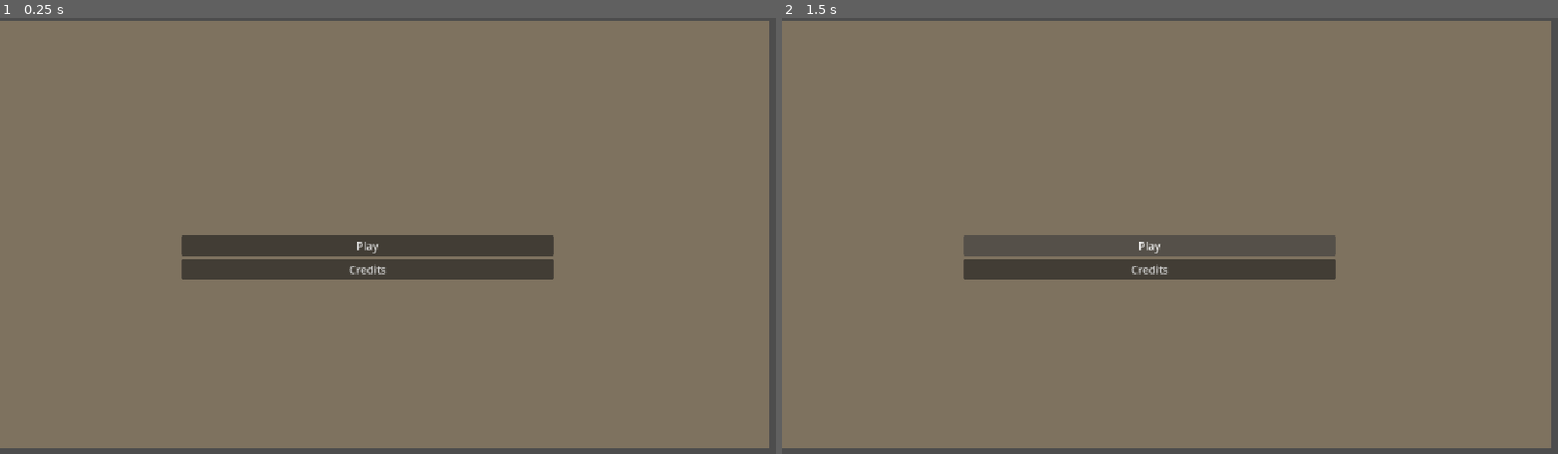
Above: before the commit, frames 1-2 (left to right).
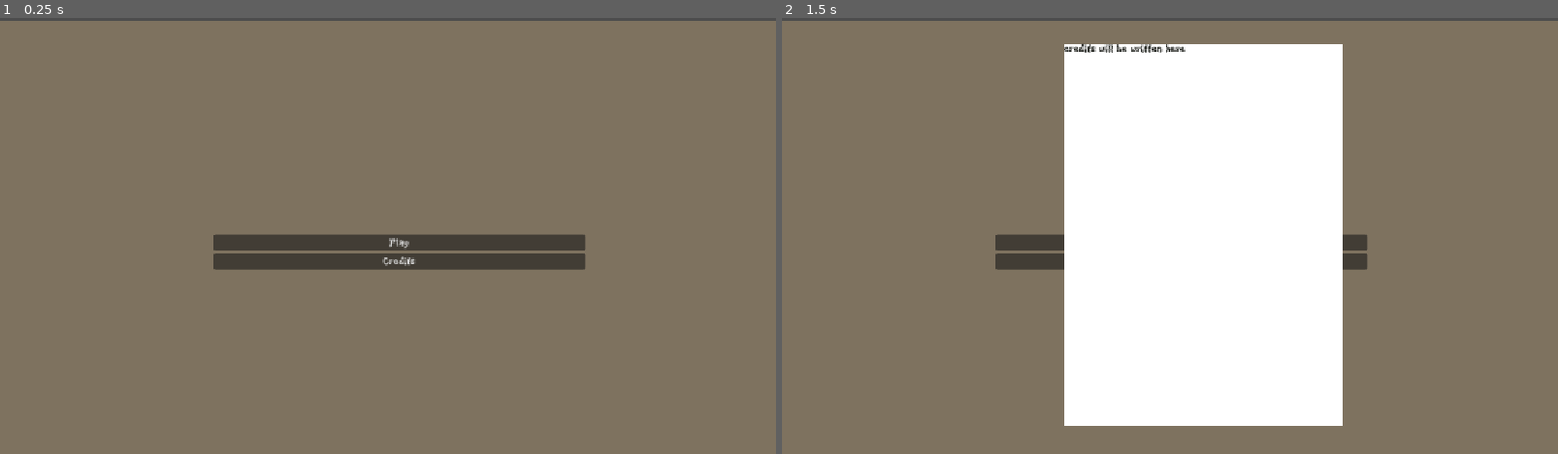
Above: after the commit, the same moments.

Repository: valk0x29a/cozy-fall-jam-2026
Game: Godot game, scene res://scenes/Main_menu.tscn
Two runs of this game, one before a commit and one after it. Both use one fixed random seed, a clock stepped at 60 frames per second and the inputs below. Before the commit the project has no main scene; this scene is started directly in both runs.
Inputs:
- Up to frame 1 (0.25 s): no input
- Up to frame 2 (1.5 s): click "Credits" at 0.5 s; click "Play" at 1.25 s

The runs differ from the first frame. In frame 1, 4.7% of the frame differs, in the area x 0-100%, y 0-100%; in frame 2, 35%.

Commit message:
main menu and credits before grafics

Diff:
--- a/project.godot
+++ b/project.godot
@@ -11,6 +11,7 @@
 [application]
 
 config/name="Cozy Fall Jam 2026"
+run/main_scene="uid://h4dseoo4xsx"
 config/features=PackedStringArray("4.7", "Forward Plus")
 config/icon="res://icon.svg"
 
@@ -19,6 +20,10 @@
 window/stretch/mode="canvas_items"
 window/stretch/aspect="expand"
 
+[gui]
+
+theme/custom_font="uid://cmc2fjiv572v1"
+
 [physics]
 
 3d/physics_engine="Jolt Physics"
--- a/scenes/Main_menu.tscn
+++ b/scenes/Main_menu.tscn
@@ -1,4 +1,6 @@
 [gd_scene format=3 uid="uid://h4dseoo4xsx"]
+
+[ext_resource type="Script" uid="uid://dh7vxia6qa8yp" path="res://scenes/main_menu.gd" id="1_u5440"]
 
 [node name="MainMenu" type="Control" unique_id=1980415855]
 layout_mode = 3
@@ -6,22 +8,24 @@
 anchor_right = 1.0
 anchor_bottom = 1.0
 offset_top = 4.0
-offset_bottom = 4.0
+offset_right = 14.0
+offset_bottom = 23.0
 grow_horizontal = 2
 grow_vertical = 2
+script = ExtResource("1_u5440")
 
 [node name="ColorRect" type="ColorRect" parent="." unique_id=1215222896]
 layout_mode = 0
-offset_right = 1141.0
-offset_bottom = 635.0
+offset_right = 1164.0
+offset_bottom = 647.0
 color = Color(0.91764706, 0.77254903, 0.5372549, 0.3137255)
 
 [node name="VBoxContainer" type="VBoxContainer" parent="." unique_id=173954426]
 layout_mode = 0
-offset_left = 270.0
-offset_top = 154.0
-offset_right = 822.0
-offset_bottom = 551.0
+offset_left = 317.0
+offset_top = 146.0
+offset_right = 869.0
+offset_bottom = 543.0
 accessibility_region = true
 alignment = 1
 
@@ -32,3 +36,6 @@
 [node name="Button3" type="Button" parent="VBoxContainer" unique_id=802243543]
 layout_mode = 2
 text = "Credits"
+
+[connection signal="pressed" from="VBoxContainer/Button" to="." method="_on_button_pressed"]
+[connection signal="pressed" from="VBoxContainer/Button3" to="." method="_on_button_3_pressed"]
--- /dev/null
+++ b/scenes/button.gd
@@ -0,0 +1,11 @@
+extends Button
+
+
+# Called when the node enters the scene tree for the first time.
+func _ready() -> void:
+	pass # Replace with function body.
+
+
+# Called every frame. 'delta' is the elapsed time since the previous frame.
+func _process(delta: float) -> void:
+	pass
--- /dev/null
+++ b/scenes/credits.tscn
@@ -0,0 +1,25 @@
+[gd_scene format=3 uid="uid://fqovubq70gbk"]
+
+[node name="Credits" type="Control" unique_id=1782107320]
+layout_mode = 3
+anchors_preset = 15
+anchor_right = 1.0
+anchor_bottom = 1.0
+grow_horizontal = 2
+grow_vertical = 2
+
+[node name="ColorRect" type="ColorRect" parent="." unique_id=1787842992]
+layout_mode = 0
+offset_left = 418.0
+offset_top = 35.0
+offset_right = 833.0
+offset_bottom = 603.0
+
+[node name="Label" type="Label" parent="." unique_id=1313696567]
+layout_mode = 0
+offset_left = 419.0
+offset_top = 34.0
+offset_right = 834.0
+offset_bottom = 604.0
+theme_override_colors/font_color = Color(0.011764706, 0.019607844, 0, 1)
+text = "credits will be written here"
--- /dev/null
+++ b/scenes/main_menu.gd
@@ -0,0 +1,22 @@
+extends Control
+const credits = preload("res://scenes/credits.tscn")
+
+
+# Called when the node enters the scene tree for the first time.
+func _ready() -> void:
+	pass # Replace with function body.
+
+
+# Called every frame. 'delta' is the elapsed time since the previous frame.
+func _process(delta: float) -> void:
+	pass
+
+
+func _on_button_pressed() -> void:
+	get_tree().change_scene_to_file("res://main.tscn")
+
+
+func _on_button_3_pressed() -> void:
+	var overlay = credits.instantiate()
+	add_child(overlay)
+	pass # Replace with function body.
Binary file added: assets/UI/IMG_0759-Photoroom.png
Not shown, added: assets/UI/IMG_0759-Photoroom.png.import
Not shown, added: scenes/button.gd.uid
Not shown, added: scenes/main_menu.gd.uid
